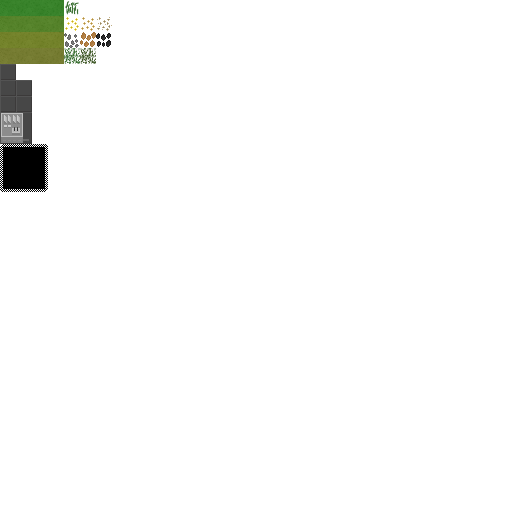
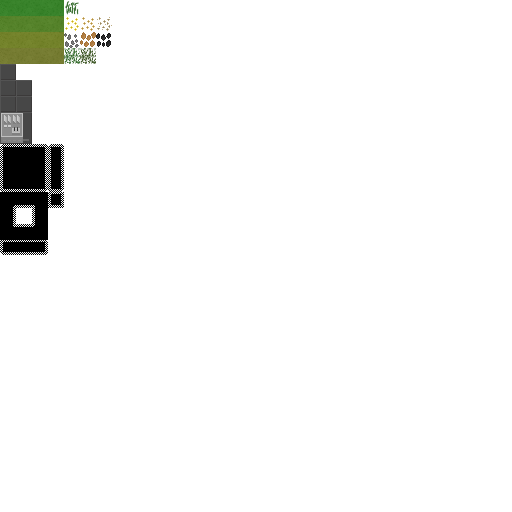
Before/after of a 512 × 512 layered artwork. What changed in the layer stack:
painted on "fog" over [0, 144, 64, 255]
painted on "large_slab" over [48, 144, 64, 192]
painted on "path_indicator" over [48, 144, 64, 192]
painted on "grass_dead_3" over [48, 144, 64, 176]
painted on "grass_dead_2" over [0, 144, 64, 255]
painted on "grass_pollution_stage_2_3" over [48, 144, 64, 160]
painted on "grass_pollution_stage_2_2" over [0, 144, 64, 255]
painted on "grass_pollution_stage_1_2" over [0, 144, 64, 255]
